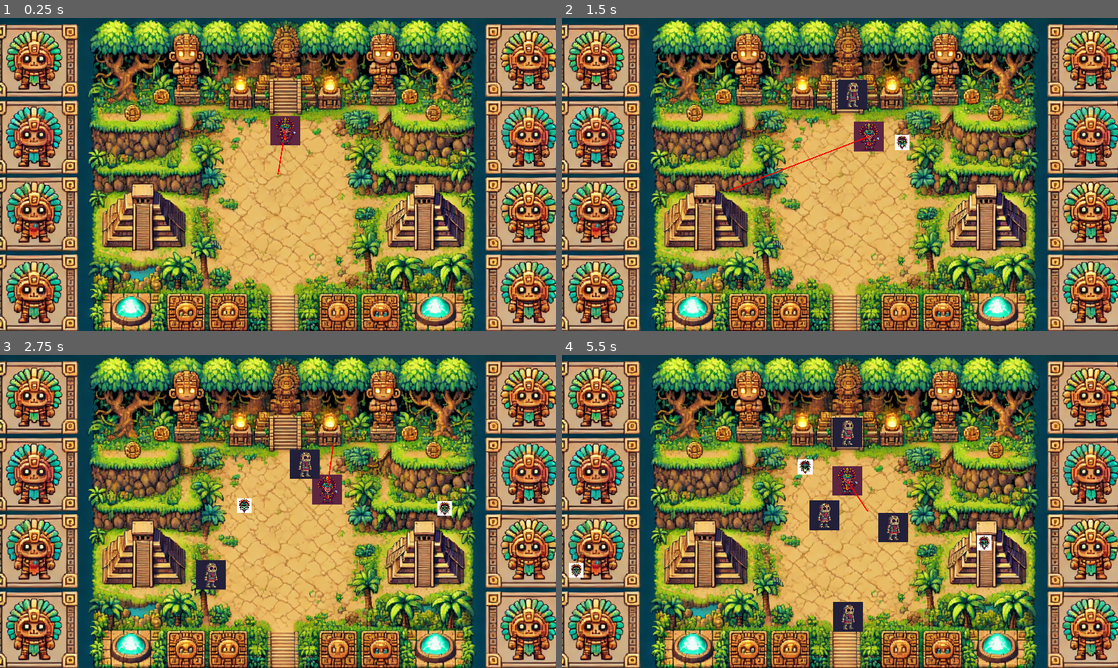
Above: before the commit, frames 1-4 (two rows, left to right).
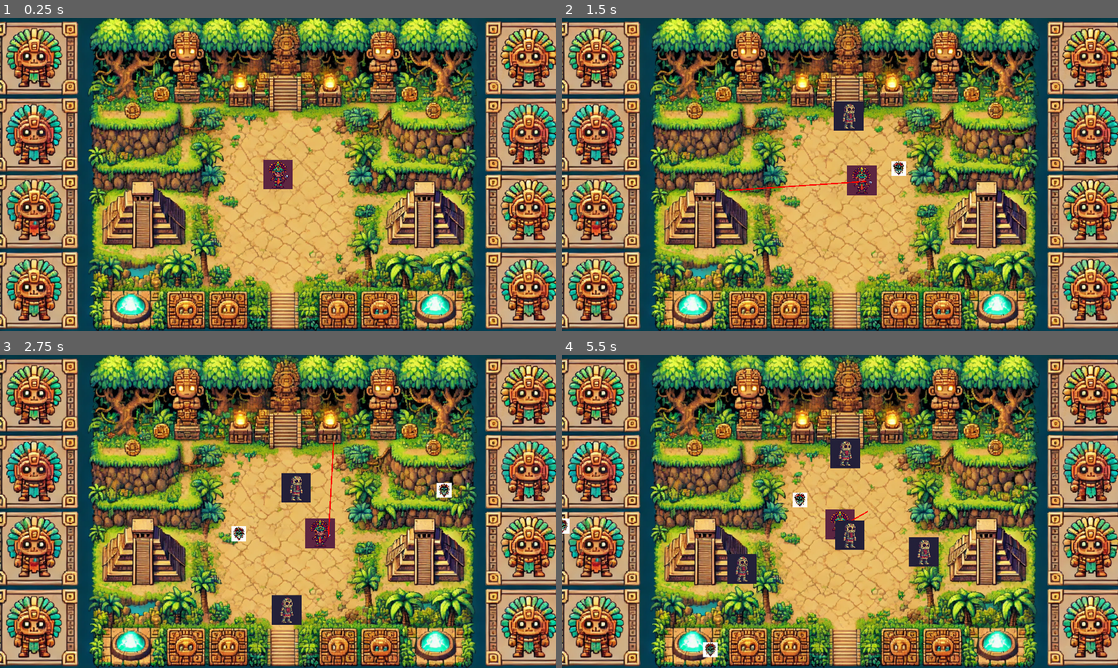
Above: after the commit, the same moments.

Repository: lvnav/survivor-in-two-week
Game: Godot game, scene res://scenes/root.tscn
Two runs of this game, one before a commit and one after it. Both use one fixed random seed, a clock stepped at 60 frames per second and the inputs below. Before the commit the project starts from res://test.tscn.
Inputs (mouse positions are in pixels of both pictures, inside the frame that each line leads up to):
- Up to frame 1 (0.25 s): no input
- Up to frame 2 (1.5 s): tap Enter at 0.5 s; move the mouse to (962, 158) at 0.52 s; hold D (user_move_right) 0.53-1.28 s; move the mouse to (728, 190) at 1.27 s; hold S (user_move_down) from 1.28 s (still down)
- Up to frame 3 (2.75 s): move the mouse to (333, 442) at 2.02 s; release S (user_move_down) at 2.03 s; hold D (user_move_right) from 2.03 s (still down)
- Up to frame 4 (5.5 s): move the mouse to (812, 574) at 2.77 s; release D (user_move_right) at 2.78 s; hold W (user_move_up) 2.78-3.53 s; move the mouse to (1006, 558) at 3.52 s; hold A (user_move_left) 3.53-5.03 s; move the mouse to (673, 464) at 4.27 s; move the mouse to (867, 511) at 5.02 s; hold S (user_move_down) from 5.03 s (still down)

The runs differ from the first frame. In frame 1, 62% of the frame differs, in the area x 0-100%, y 0-100%; in frame 2, 63%; in frame 3, 64%; in frame 4, 64%.

Commit message:
Reorganize project

Diff:
--- a/project.godot
+++ b/project.godot
@@ -11,7 +11,7 @@
 [application]
 
 config/name="survivor-in-two-week"
-run/main_scene="res://test.tscn"
+run/main_scene="res://scenes/root.tscn"
 config/features=PackedStringArray("4.3", "Forward Plus")
 config/icon="res://icon.svg"
 
--- a/bolt.gd
+++ b/scenes/bolt/bolt.gd
@@ -13,8 +13,6 @@
 
 
 func _on_area_entered(area: Area2D) -> void:
-
 	if area.is_in_group("enemy"):
-		print('a')
+		print("cc")
 		queue_free()
-	pass # Replace with function body.
--- a/bolt.tscn
+++ b/scenes/bolt/bolt.tscn
@@ -1,6 +1,6 @@
 [gd_scene load_steps=4 format=3 uid="uid://d0lgfe3nmh2ok"]
 
-[ext_resource type="Script" path="res://bolt.gd" id="1_686ls"]
+[ext_resource type="Script" path="res://scenes/bolt/bolt.gd" id="1_686ls"]
 [ext_resource type="Texture2D" uid="uid://bos6sw3oh7bal" path="res://assets/bolt.jpg" id="2_hfvyw"]
 
 [sub_resource type="CircleShape2D" id="CircleShape2D_36mqg"]
--- a/enemy.tscn
+++ b/scenes/enemy/enemy.tscn
@@ -1,6 +1,6 @@
 [gd_scene load_steps=4 format=3 uid="uid://shmhpdkecxih"]
 
-[ext_resource type="Script" path="res://enemy.gd" id="1_batpi"]
+[ext_resource type="Script" path="res://scenes/enemy/enemy.gd" id="1_batpi"]
 [ext_resource type="Texture2D" uid="uid://bonc2esf86jxc" path="res://assets/enemy.jpg" id="2_sr5xb"]
 
 [sub_resource type="CircleShape2D" id="CircleShape2D_mw3tk"]
--- /dev/null
+++ b/scenes/level/level.tscn
@@ -0,0 +1,61 @@
+[gd_scene load_steps=7 format=3 uid="uid://bsbrbouhigy8o"]
+
+[ext_resource type="Script" path="res://scenes/root.gd" id="2_pvoec"]
+[ext_resource type="Texture2D" uid="uid://bsasecdsi31qn" path="res://assets/background.png" id="4_msh43"]
+
+[sub_resource type="SegmentShape2D" id="SegmentShape2D_oeg43"]
+a = Vector2(243, -188)
+b = Vector2(249, 406)
+
+[sub_resource type="SegmentShape2D" id="SegmentShape2D_nbtqs"]
+a = Vector2(1226, 319)
+b = Vector2(720, 330)
+
+[sub_resource type="SegmentShape2D" id="SegmentShape2D_3qm8r"]
+a = Vector2(713, 332)
+b = Vector2(706, 924)
+
+[sub_resource type="SegmentShape2D" id="SegmentShape2D_7pfh1"]
+a = Vector2(1229, 911)
+b = Vector2(705, 916)
+
+[node name="level" type="Sprite2D"]
+texture = ExtResource("4_msh43")
+script = ExtResource("2_pvoec")
+
+[node name="MapBorder" type="StaticBody2D" parent="."]
+
+[node name="CollisionShape2D" type="CollisionShape2D" parent="MapBorder"]
+position = Vector2(18, -47)
+shape = SubResource("SegmentShape2D_oeg43")
+
+[node name="CollisionShape2D2" type="CollisionShape2D" parent="MapBorder"]
+position = Vector2(-955, -533)
+shape = SubResource("SegmentShape2D_nbtqs")
+
+[node name="CollisionShape2D3" type="CollisionShape2D" parent="MapBorder"]
+position = Vector2(-943, -549)
+shape = SubResource("SegmentShape2D_3qm8r")
+
+[node name="CollisionShape2D4" type="CollisionShape2D" parent="MapBorder"]
+position = Vector2(-940, -550)
+shape = SubResource("SegmentShape2D_7pfh1")
+
+[node name="MobSpawnTimer" type="Timer" parent="."]
+autostart = true
+
+[node name="Spawns" type="Node2D" parent="."]
+
+[node name="SpawnA" type="Node2D" parent="Spawns"]
+position = Vector2(22, -251)
+
+[node name="SpawnB" type="Node2D" parent="Spawns"]
+position = Vector2(506, 263)
+
+[node name="SpawnC" type="Node2D" parent="Spawns"]
+position = Vector2(8, 412)
+
+[node name="SpawnD" type="Node2D" parent="Spawns"]
+position = Vector2(-472, 267)
+
+[connection signal="timeout" from="MobSpawnTimer" to="." method="_on_mob_spawn_timeout"]
--- a/line_2d.gd
+++ b/scenes/player/line_2d.gd
@@ -3,13 +3,11 @@
 @onready var ray_cast_2d: RayCast2D = $".."
 
 
-# Called when the node enters the scene tree for the first time.
 func _ready() -> void:
 	pass # Replace with function body.
 
 
-# Called every frame. 'delta' is the elapsed time since the previous frame.
 func _process(delta: float) -> void:
-	set_point_position(0, to_local(player.position))
+	set_point_position(0, player.position)
 	set_point_position(1, ray_cast_2d.target_position)
 	pass
--- a/player.gd
+++ b/scenes/player/player.gd
@@ -24,11 +24,11 @@
 
 
 func _aim() -> void:
-	ray_cast_2d.target_position = to_local(get_viewport().get_mouse_position())
+	ray_cast_2d.target_position = to_global(get_viewport().get_mouse_position())
 
 func _shoot() -> void:
 	var fired_bolt = bolt.instantiate()
-	fired_bolt.position = position
+	fired_bolt.position = to_global(position)
 	fired_bolt.direction = (ray_cast_2d.target_position).normalized()
 	bolts.append(fired_bolt)
 	get_tree().current_scene.add_child(fired_bolt)
--- /dev/null
+++ b/scenes/player/player.tscn
@@ -0,0 +1,35 @@
+[gd_scene load_steps=7 format=3 uid="uid://clpovqi64r52s"]
+
+[ext_resource type="Script" path="res://scenes/player/player.gd" id="1_cslsb"]
+[ext_resource type="PackedScene" uid="uid://d0lgfe3nmh2ok" path="res://scenes/bolt/bolt.tscn" id="2_1cu1m"]
+[ext_resource type="Texture2D" uid="uid://olkcocyxxiir" path="res://assets/character.jpg" id="3_owe6f"]
+[ext_resource type="Script" path="res://scenes/player/ray_cast_2d.gd" id="4_313ef"]
+[ext_resource type="Script" path="res://scenes/player/line_2d.gd" id="5_jwlo7"]
+
+[sub_resource type="CircleShape2D" id="CircleShape2D_o44a6"]
+radius = 260.0
+
+[node name="Player" type="CharacterBody2D" groups=["player"]]
+scale = Vector2(0.2, 0.2)
+script = ExtResource("1_cslsb")
+bolt = ExtResource("2_1cu1m")
+
+[node name="Sprite2D" type="Sprite2D" parent="."]
+texture = ExtResource("3_owe6f")
+
+[node name="CollisionShape2D" type="CollisionShape2D" parent="."]
+shape = SubResource("CircleShape2D_o44a6")
+
+[node name="RayCast2D" type="RayCast2D" parent="."]
+script = ExtResource("4_313ef")
+
+[node name="Line2D" type="Line2D" parent="RayCast2D"]
+points = PackedVector2Array(0, 0, 0, 0)
+width = 20.0
+default_color = Color(1, 0, 0, 1)
+script = ExtResource("5_jwlo7")
+
+[node name="AttackTimer" type="Timer" parent="."]
+autostart = true
+
+[connection signal="timeout" from="AttackTimer" to="." method="_on_attack_timer_timeout"]
--- a/ray_cast_2d.gd
+++ b/scenes/player/ray_cast_2d.gd
@@ -1,13 +1,10 @@
 extends RayCast2D
 
-
-# Called when the node enters the scene tree for the first time.
 func _ready() -> void:
 	pass # Replace with function body.
 
+func _process(delta: float) -> void:
 
-# Called every frame. 'delta' is the elapsed time since the previous frame.
-func _process(delta: float) -> void:
 	target_position = to_local(get_viewport().get_mouse_position())
 
 	pass
--- a/main_stage.gd
+++ b/scenes/root.gd
@@ -1,7 +1,9 @@
 extends Node2D
 
-var enemy_scene = preload("res://enemy.tscn")
-var enemies = Array()
+#var enemy_scene = preload("res://scenes/enemy/enemy.tscn")
+#var enemies = Array()
+@export var enemy : PackedScene
+@export var enemies : Array
 
 @onready var player: CharacterBody2D = $Player
 @onready var spawns: Node2D = $Spawns
@@ -19,7 +21,7 @@
 		enemy.direction = player.position
 
 func _on_mob_spawn_timeout() -> void:
-	var enemy = enemy_scene.instantiate()
+	var enemy = enemy.instantiate()
 	var spawner_position: Node2D = spawns.get_child(randi_range(0, spawns.get_child_count()-1))
 
 	enemy.position = spawner_position.position
--- /dev/null
+++ b/scenes/root.tscn
@@ -0,0 +1,26 @@
+[gd_scene load_steps=5 format=3 uid="uid://byysobtogm3ah"]
+
+[ext_resource type="PackedScene" uid="uid://bsbrbouhigy8o" path="res://scenes/level/level.tscn" id="1_o20hb"]
+[ext_resource type="PackedScene" uid="uid://clpovqi64r52s" path="res://scenes/player/player.tscn" id="2_83sjk"]
+[ext_resource type="PackedScene" uid="uid://shmhpdkecxih" path="res://scenes/enemy/enemy.tscn" id="4_wc78t"]
+
+[sub_resource type="GDScript" id="GDScript_msblv"]
+script/source = "extends Node2D
+
+# Called when the node enters the scene tree for the first time.
+func _ready() -> void:
+	pass # Replace with function body.
+
+# Called every frame. 'delta' is the elapsed time since the previous frame.
+func _process(delta: float) -> void:
+	pass
+"
+
+[node name="Root" type="Node2D"]
+script = SubResource("GDScript_msblv")
+
+[node name="level" parent="." instance=ExtResource("1_o20hb")]
+position = Vector2(960, 540)
+enemy = ExtResource("4_wc78t")
+
+[node name="Player" parent="level" instance=ExtResource("2_83sjk")]
--- a/test.tscn
+++ /dev/null
@@ -1,96 +0,0 @@
-[gd_scene load_steps=14 format=3 uid="uid://byysobtogm3ah"]
-
-[ext_resource type="Script" path="res://window.gd" id="1_shw6u"]
-[ext_resource type="Script" path="res://main_stage.gd" id="3_d6yvb"]
-[ext_resource type="PackedScene" uid="uid://d0lgfe3nmh2ok" path="res://bolt.tscn" id="4_lli4h"]
-[ext_resource type="Texture2D" uid="uid://bsasecdsi31qn" path="res://assets/background.png" id="4_msh43"]
-[ext_resource type="Script" path="res://ray_cast_2d.gd" id="5_1g67j"]
-[ext_resource type="Texture2D" uid="uid://olkcocyxxiir" path="res://assets/character.jpg" id="5_1u38j"]
-[ext_resource type="Script" path="res://player.gd" id="6_8cq1i"]
-[ext_resource type="Script" path="res://line_2d.gd" id="6_f8btf"]
-
-[sub_resource type="CircleShape2D" id="CircleShape2D_o44a6"]
-radius = 260.0
-
-[sub_resource type="SegmentShape2D" id="SegmentShape2D_oeg43"]
-a = Vector2(243, -188)
-b = Vector2(249, 406)
-
-[sub_resource type="SegmentShape2D" id="SegmentShape2D_nbtqs"]
-a = Vector2(1226, 319)
-b = Vector2(720, 330)
-
-[sub_resource type="SegmentShape2D" id="SegmentShape2D_3qm8r"]
-a = Vector2(713, 332)
-b = Vector2(706, 924)
-
-[sub_resource type="SegmentShape2D" id="SegmentShape2D_7pfh1"]
-a = Vector2(1229, 911)
-b = Vector2(705, 916)
-
-[node name="Window" type="Node2D"]
-script = ExtResource("1_shw6u")
-
-[node name="MainStage" type="Sprite2D" parent="."]
-texture = ExtResource("4_msh43")
-centered = false
-script = ExtResource("3_d6yvb")
-
-[node name="Player" type="CharacterBody2D" parent="MainStage" groups=["player"]]
-position = Vector2(985, 389)
-scale = Vector2(0.2, 0.2)
-script = ExtResource("6_8cq1i")
-bolt = ExtResource("4_lli4h")
-
-[node name="Sprite2D" type="Sprite2D" parent="MainStage/Player"]
-texture = ExtResource("5_1u38j")
-
-[node name="CollisionShape2D" type="CollisionShape2D" parent="MainStage/Player"]
-shape = SubResource("CircleShape2D_o44a6")
-
-[node name="RayCast2D" type="RayCast2D" parent="MainStage/Player"]
-script = ExtResource("5_1g67j")
-
-[node name="Line2D" type="Line2D" parent="MainStage/Player/RayCast2D"]
-points = PackedVector2Array(0, 0, 0, 0)
-width = 20.0
-default_color = Color(1, 0, 0, 1)
-script = ExtResource("6_f8btf")
-
-[node name="AttackTimer" type="Timer" parent="MainStage/Player"]
-autostart = true
-
-[node name="MapBorder" type="StaticBody2D" parent="MainStage"]
-
-[node name="CollisionShape2D" type="CollisionShape2D" parent="MainStage/MapBorder"]
-position = Vector2(981, 506)
-shape = SubResource("SegmentShape2D_oeg43")
-
-[node name="CollisionShape2D2" type="CollisionShape2D" parent="MainStage/MapBorder"]
-shape = SubResource("SegmentShape2D_nbtqs")
-
-[node name="CollisionShape2D3" type="CollisionShape2D" parent="MainStage/MapBorder"]
-shape = SubResource("SegmentShape2D_3qm8r")
-
-[node name="CollisionShape2D4" type="CollisionShape2D" parent="MainStage/MapBorder"]
-shape = SubResource("SegmentShape2D_7pfh1")
-
-[node name="MobSpawnTimer" type="Timer" parent="MainStage"]
-autostart = true
-
-[node name="Spawns" type="Node2D" parent="MainStage"]
-
-[node name="SpawnA" type="Node2D" parent="MainStage/Spawns"]
-position = Vector2(985, 217)
-
-[node name="SpawnB" type="Node2D" parent="MainStage/Spawns"]
-position = Vector2(1258, 814)
-
-[node name="SpawnC" type="Node2D" parent="MainStage/Spawns"]
-position = Vector2(980, 1053)
-
-[node name="SpawnD" type="Node2D" parent="MainStage/Spawns"]
-position = Vector2(670, 806)
-
-[connection signal="timeout" from="MainStage/Player/AttackTimer" to="MainStage/Player" method="_on_attack_timer_timeout"]
-[connection signal="timeout" from="MainStage/MobSpawnTimer" to="MainStage" method="_on_mob_spawn_timeout"]
--- a/window.gd
+++ /dev/null
@@ -1,9 +0,0 @@
-extends Node2D
-
-# Called when the node enters the scene tree for the first time.
-func _ready() -> void:
-	pass # Replace with function body.
-
-# Called every frame. 'delta' is the elapsed time since the previous frame.
-func _process(delta: float) -> void:
-	pass
Renamed: enemy.gd -> scenes/enemy/enemy.gd
